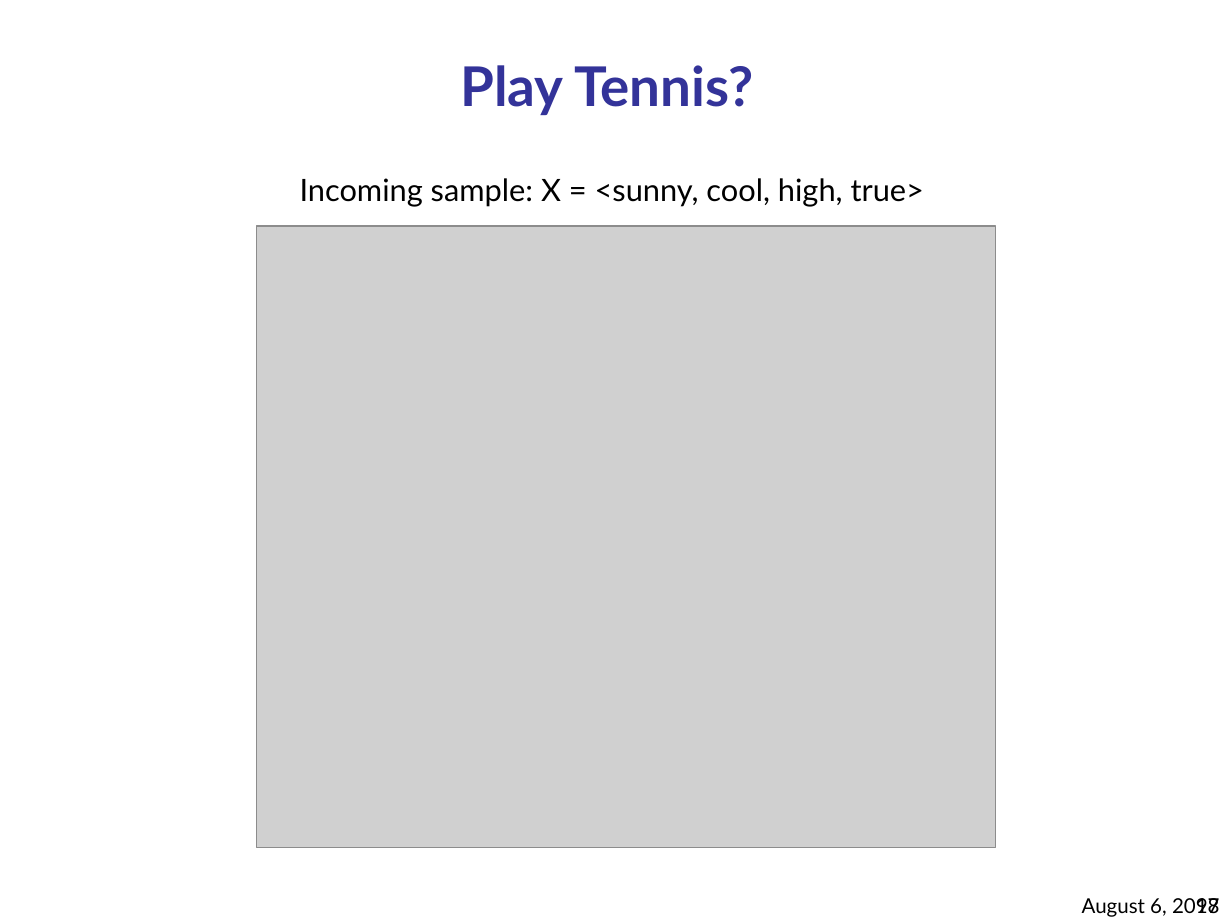
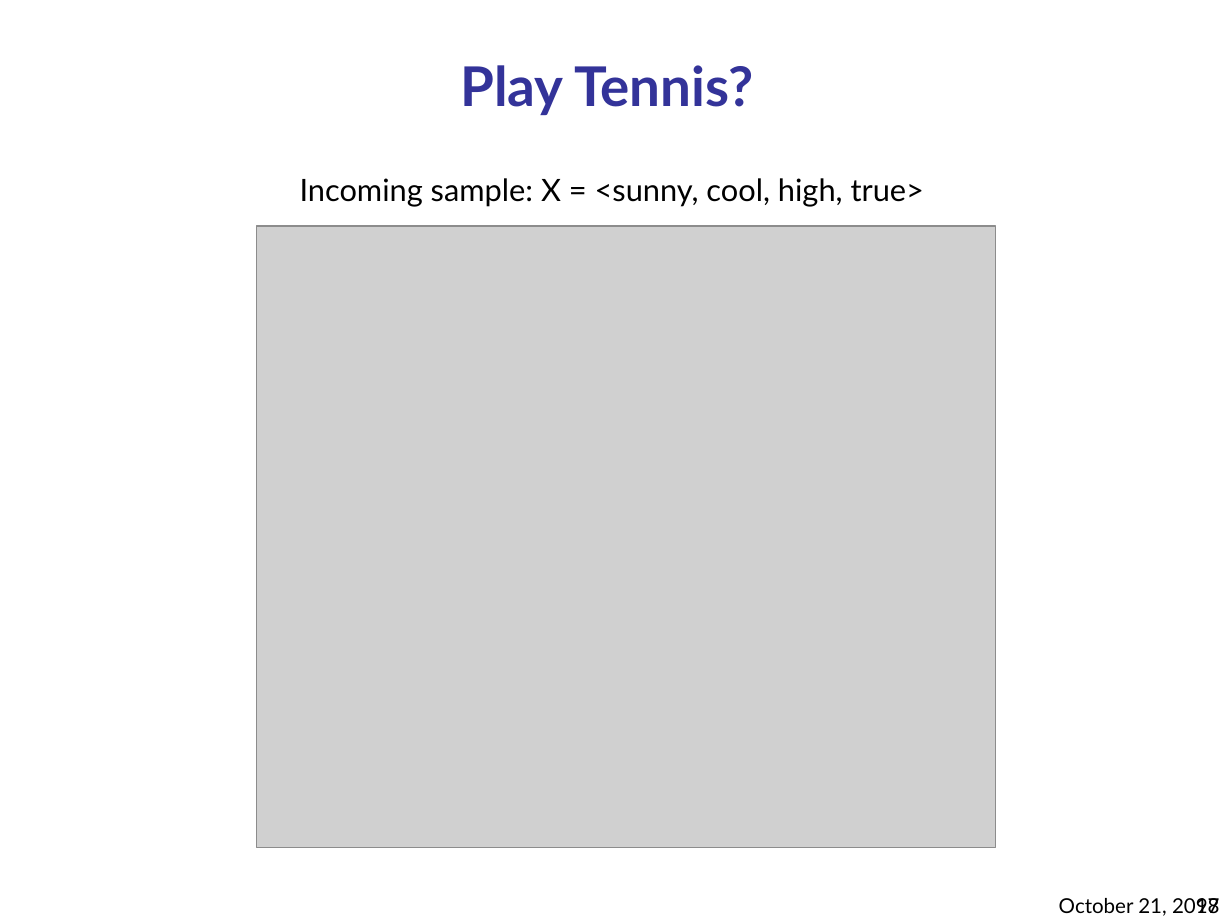
Before and after one commit to jayurbain/DataScienceIntro, a slide deck: slide 97 of slides/08_decision_trees.pptx. Drawn at 1232x924 pixels with LibreOffice and Linux fonts; fonts in the diff are those of the drawing; grey boxes stand for pictures. Boxes give left, top, right and bottom in pixels: in the first picture for what was removed or moved away, otherwise in the second. Text is boxed around its words. In the diff, an @@ line names an element or a change of style, - is before the commit and + after.

```diff
--- a/slides/08_decision_trees.pptx
+++ b/slides/08_decision_trees.pptx
@@ text at (1059, 898, 1220, 916): text changed @@
-August 6, 2018
+October 21, 2018
```
Also in this commit, not shown: 24 other slides changed, 1 other file.
